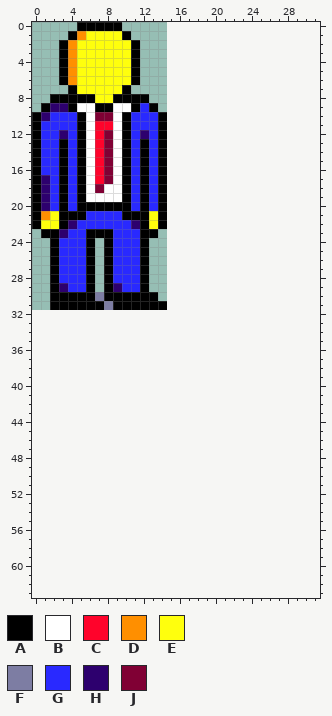
Pixel-art sprite -- textures/character.png. This is how it looked before the edit.
The file is 15x32 pixels. Shown: x 0..31, y 0..63. The old version is drawn lined up with the new one, on the new canvas.
Palette (. is transparent): A #000000  B #ffffff  C #ff032b  D #ff8f00  E #ffff0d  F #7d7da3  G #2929ff  H #2d006e  J #800034
Pixels before, first column x 0:
 0 .....AAAAA.....
 1 ....ADEEEEA....
 2 ...ADEEEEEEA...
 3 ...ADEEEEEEA...
 4 ...ADEEEEEEA...
 5 ...ADEEEEEEA...
 6 ...ADEEEEEEA...
 7 ....AEEEEEA....
 8 ..AAAAAEEAAAA..
 9 .AHHABBAABBAGA.
10 AHGGGABJJBAGGGA
11 AGGGGABCCBAGGGA
12 AGGHGABCJBAGHGA
13 AGGAGABCJBAGAGA
14 AGGAGABCJBAGAGA
15 AGGAGABCJBAGAGA
16 AGGAGABCJBAGAGA
17 AHGAGABCJBAGAGA
18 AHGAGABJBBAGAGA
19 AHGAGABBBBAGAGA
20 AHGAGAAAAAAGAGA
21 ADEAAAGGGGAAAEA
22 AEEAHGGGGGGHAEA
23 .AAHGGAAAGGGAA.
24 ..AGGGA.AGGGA..
25 ..AGGGA.AGGGA..
26 ..AGGGA.AGGGA..
27 ..AGGGA.AGGGA..
28 ..AGGGA.AGGGA..
29 ..AHGGA.AHGGA..
30 ..AAAAAFAAAAAA.
31 ..AAAAAAFAAAAAA
The same view after the edit:
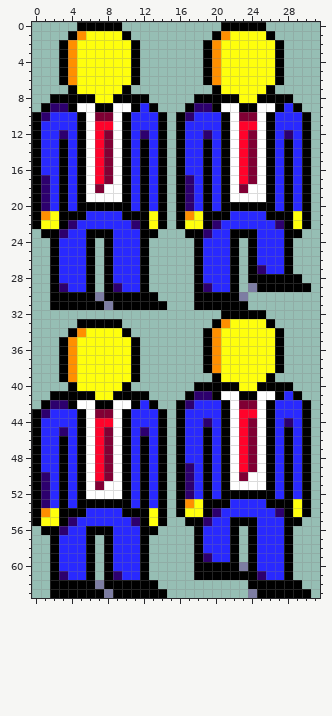
The exact change:
canvas 15x32 -> 64x64
Changed rows in their new state; - is an unchanged pixel.
first column x 0:
 0 ---------------------AAAAA-----
 1 --------------------ADEEEEA----
 2 -------------------ADEEEEEEA---
 3 -------------------ADEEEEEEA---
 4 -------------------ADEEEEEEA---
 5 -------------------ADEEEEEEA---
 6 -------------------ADEEEEEEA---
 7 --------------------AEEEEEA----
 8 ------------------AAAAAEEAAAA--
 9 -----------------AHHABBAABBAGA-
10 ----------------AHGGGABJJBAGGGA
11 ----------------AGGGGABCCBAGGGA
12 ----------------AGGHGABCJBAGHGA
13 ----------------AGGAGABCJBAGAGA
14 ----------------AGGAGABCJBAGAGA
15 ----------------AGGAGABCJBAGAGA
16 ----------------AGGAGABCJBAGAGA
17 ----------------AHGAGABCJBAGAGA
18 ----------------AHGAGABJBBAGAGA
19 ----------------AHGAGABBBBAGAGA
20 ----------------AHGAGAAAAAAGAGA
21 ----------------ADEAAAGGGGAAAEA
22 ----------------AEEAHGGGGGGHAEA
23 -----------------AAHGGAAAGGGAA-
24 ------------------AGGGA-AGGGA--
25 ------------------AGGGA-AGGGA--
26 ------------------AGGGA-AGGGA--
27 ------------------AGGGA-AHGGA--
28 ------------------AGGGA-AAAAAA-
29 ------------------AHGGA-FAAAAAA
30 ------------------AAAAAF-------
31 ------------------AAAAAA-------
32 ---------------------AAAAA-----
33 -----AAAAA----------ADEEEEA----
34 ----ADEEEEA--------ADEEEEEEA---
35 ---ADEEEEEEA-------ADEEEEEEA---
36 ---ADEEEEEEA-------ADEEEEEEA---
37 ---ADEEEEEEA-------ADEEEEEEA---
38 ---ADEEEEEEA-------ADEEEEEEA---
39 ---ADEEEEEEA--------AEEEEEA----
40 ----AEEEEEA-------AAAAAEEAAAA--
41 --AAAAAEEAAAA----AHHABBAABBAGA-
42 -AHHABBAABBAGA--AHGGGABJJBAGGGA
43 AHGGGABJJBAGGGA-AGGGGABCCBAGGGA
44 AGGGGABCCBAGGGA-AGGHGABCJBAGHGA
45 AGGHGABCJBAGHGA-AGGAGABCJBAGAGA
46 AGGAGABCJBAGAGA-AGGAGABCJBAGAGA
47 AGGAGABCJBAGAGA-AGGAGABCJBAGAGA
48 AGGAGABCJBAGAGA-AGGAGABCJBAGAGA
49 AGGAGABCJBAGAGA-AHGAGABCJBAGAGA
50 AHGAGABCJBAGAGA-AHGAGABJBBAGAGA
51 AHGAGABJBBAGAGA-AHGAGABBBBAGAGA
52 AHGAGABBBBAGAGA-AHGAGAAAAAAGAGA
53 AHGAGAAAAAAGAGA-ADEAAAGGGGAAAEA
54 ADEAAAGGGGAAAEA-AEEAHGGGGGGHAEA
55 AEEAHGGGGGGHAEA--AAHGGAAAGGGAA-
56 -AAHGGAAAGGGAA----AGGGA-AGGGA--
57 --AGGGA-AGGGA-----AGGGA-AGGGA--
58 --AGGGA-AGGGA-----AGGGA-AGGGA--
59 --AGGGA-AGGGA-----AHGGA-AGGGA--
60 --AGGGA-AGGGA-----AAAAAFAGGGA--
61 --AHGGA-AHGGA-----AAAAAAAHGGA--
62 --AAAAAFAAAAAA----------AAAAAA-
63 --AAAAAAFAAAAAA---------FAAAAAA
Boxes around the changes in both pictures, in picture pixels (x1, y1, x2, y2):
added: (32, 22, 311, 598)
